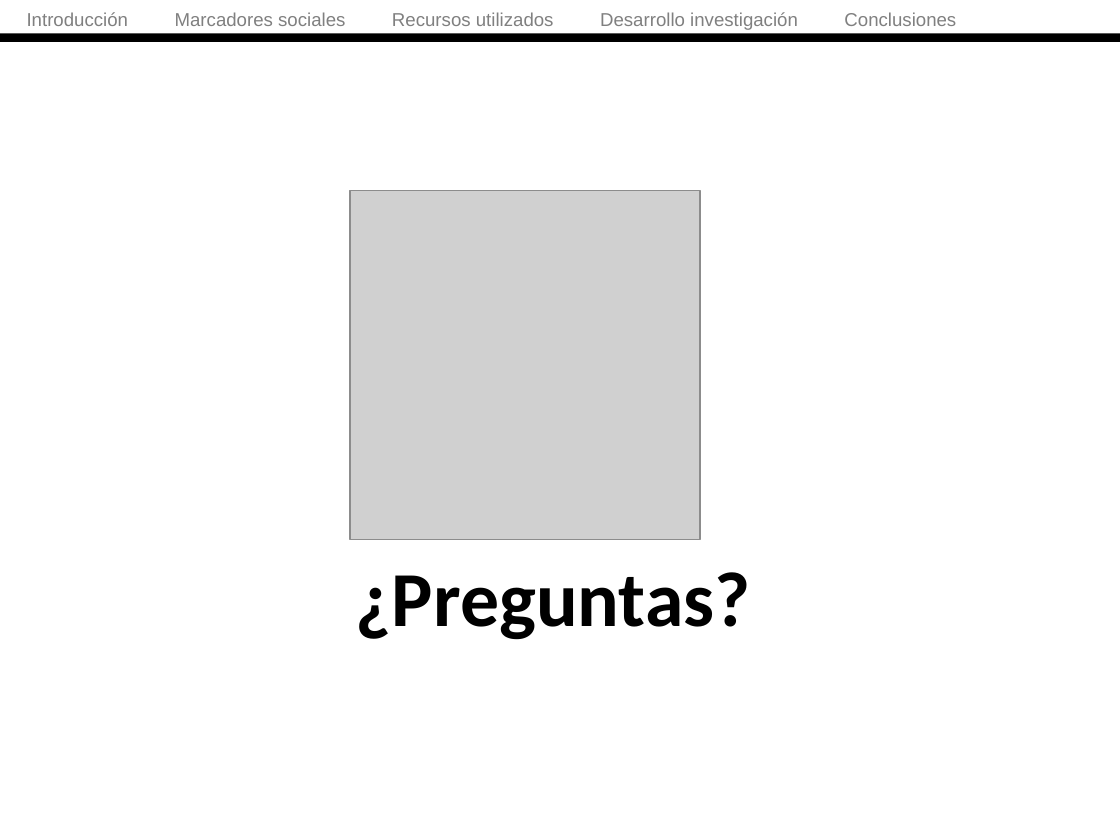
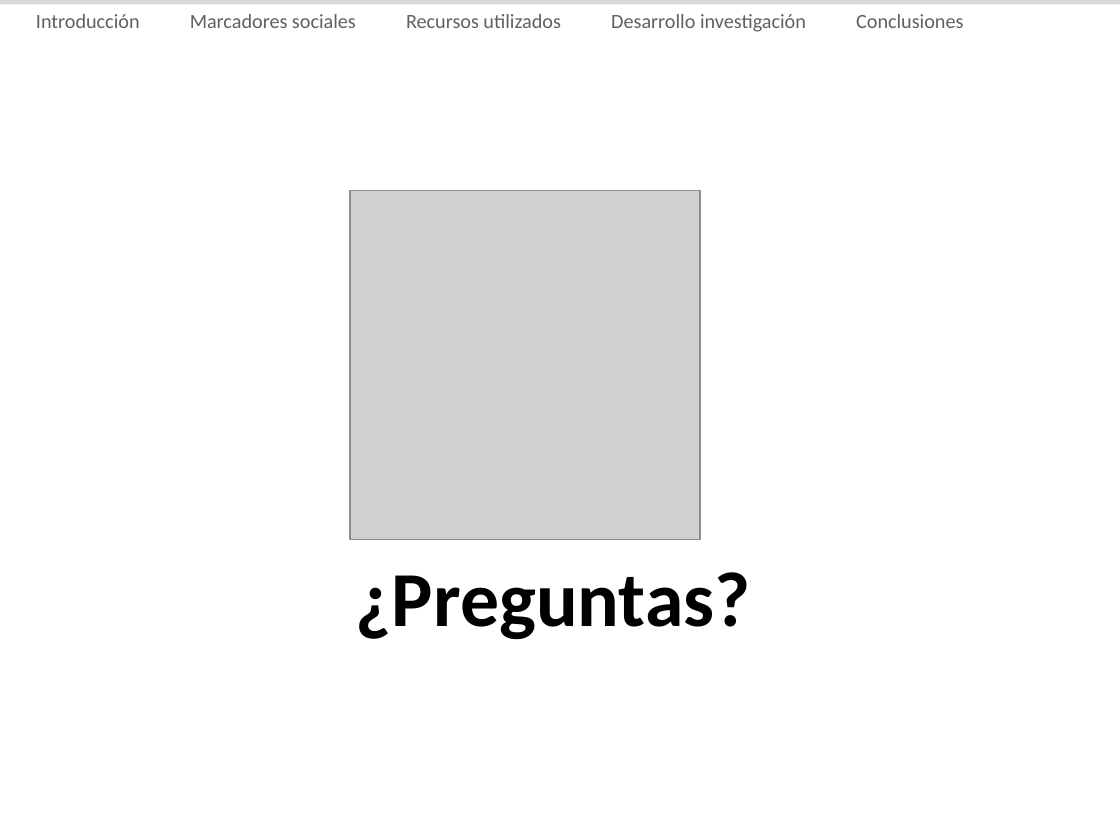
Before and after one commit to ak907kenai/nicotournetesis, a slide deck: slide 75 of docs_trunk/Presentación/Nicolás Tourné - Presentación Tesis (v2.2).ppt (slide 76 before the commit). Drawn at 1120x840 pixels with LibreOffice and Linux fonts; fonts in the diff are those of the drawing; grey boxes stand for pictures. Boxes give left, top, right and bottom in pixels: in the first picture for what was removed or moved away, otherwise in the second. Text is boxed around its words. In the diff, an @@ line names an element or a change of style, - is before the commit and + after.

```diff
--- a/docs_trunk/Presentación/Nicolás Tourné - Presentación Tesis (v2.2).ppt
+++ b/docs_trunk/Presentación/Nicolás Tourné - Presentación Tesis (v2.2).ppt
@@ rectangle: place and size @@
-rectangle at (0,34,1120,43)
+rectangle at (0,0,1120,4)
@@ rectangle at (0,0,1120,4): fill #000000 to #D9D9D9 @@
@@ text "Introducción Marcadores sociales Recursos utilizados ...": place and size @@
-text "Introducción Marcadores sociales Recursos utilizados ..." at (27,12,956,30)
+text "Introducción Marcadores sociales Recursos utilizados ..." at (36,14,963,32)
@@ text "Introducción Marcadores sociales Recursos utilizados ..." at (36,14,963,32): size 12 to 13 pt, font Arial to Calibri, text colour #808080 to #606060 @@
```
Also in this commit, not shown: 75 other slides changed, 1 slide removed, 1 other file.
